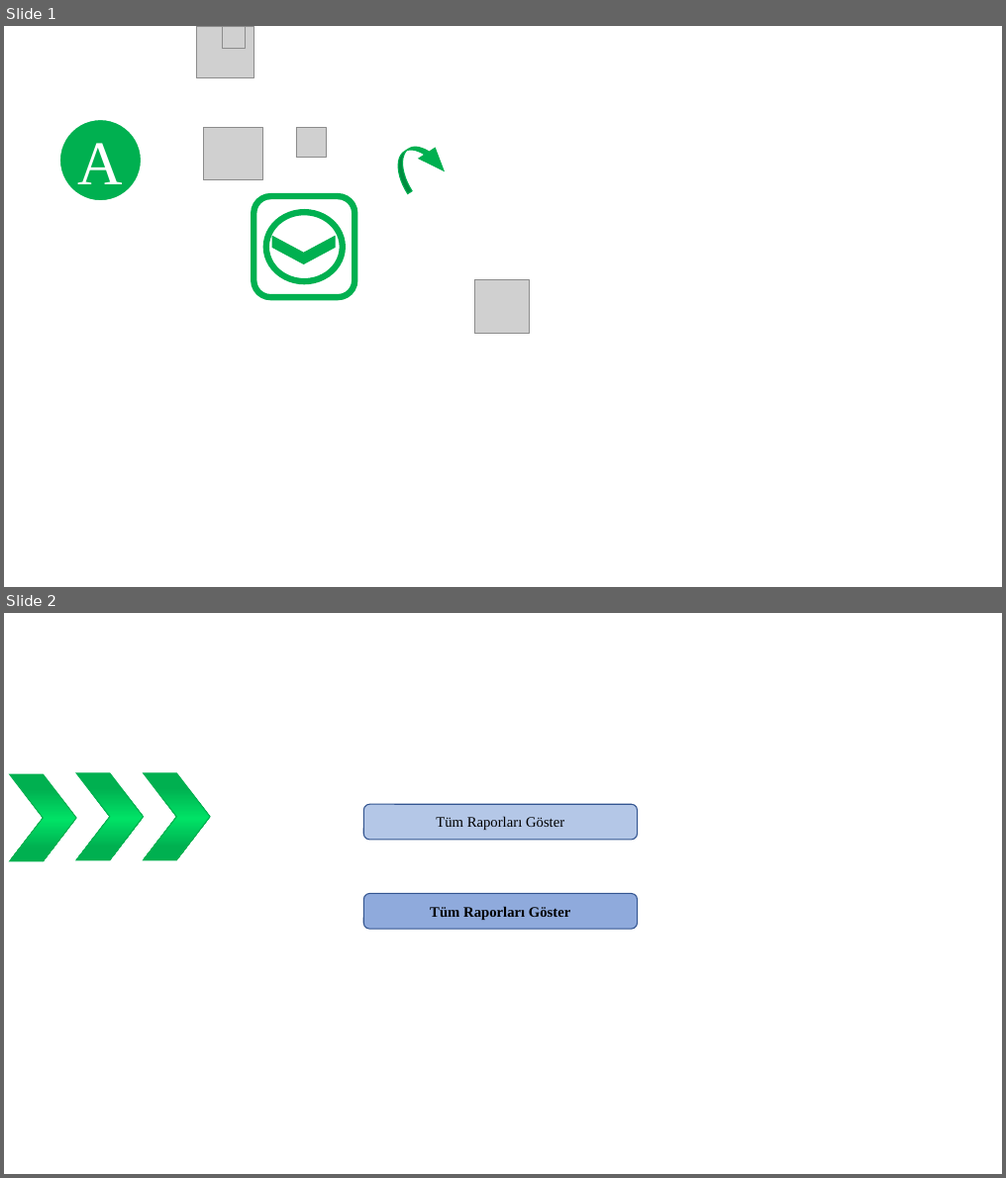
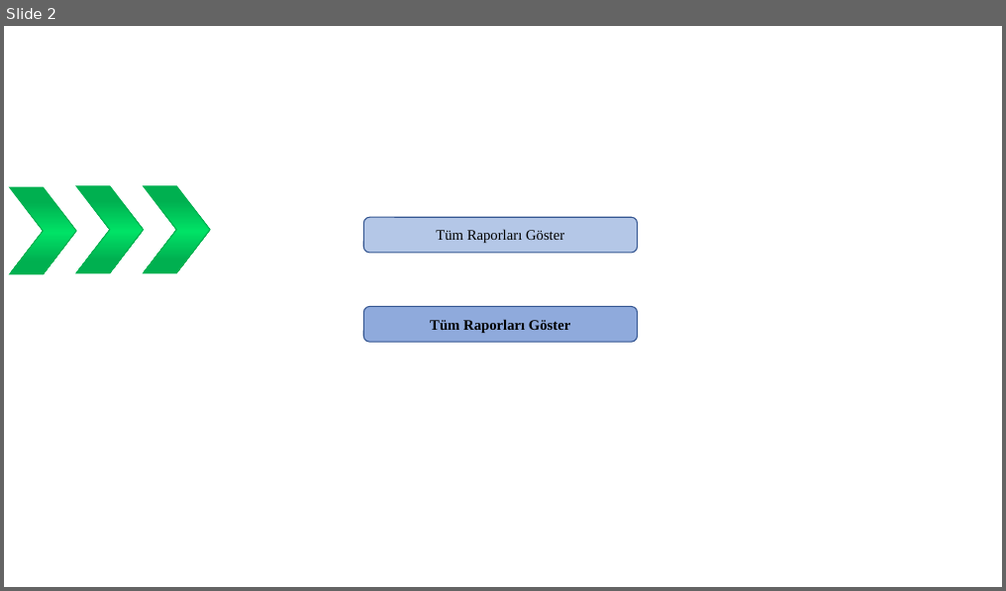
Before and after one commit to Baraaalsaleh/INF202, a slide deck: Images/something.pptx. Shown one above the other, each under a label of ours: slides 1 and 2 before the commit, slide 2 after it. The pictures are 1006x1178 and 1006x591 pixels, drawn with LibreOffice and Linux fonts; fonts in the diff are those of the drawing; grey boxes stand for pictures; background and template pictures are left out. Boxes give left, top, right and bottom in pixels: in the first picture for what was removed or moved away, otherwise in the second. Text is boxed around its words. In the diff, an @@ line names an element or a change of style, - is before the commit and + after.

```diff
--- a/Images/something.pptx
+++ b/Images/something.pptx
@@ slide 1 removed at [4,26,1002,587], background #FFFFFF @@
@@ picture removed at [196,26,253,78] @@
@@ picture removed at [223,26,245,49] @@
@@ ellipse removed at [59,119,142,201] @@
-A
@@ picture removed at [203,128,263,180] @@
@@ picture removed at [296,128,326,158] @@
@@ curved down arrow removed at [387,134,451,193] @@
@@ rounded rectangle removed at [254,196,355,297] @@
@@ ellipse removed at [266,212,343,282] @@
@@ chevron removed at [272,236,335,264] @@
@@ picture removed at [475,279,530,334] @@
```
Also in this commit, not shown: 1 slide added, 26 other files.
